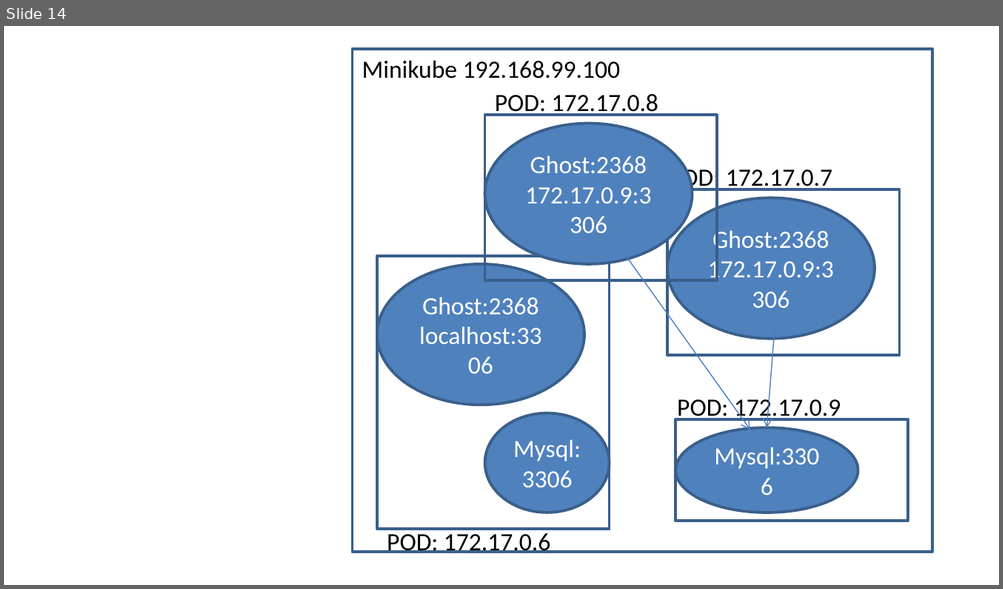
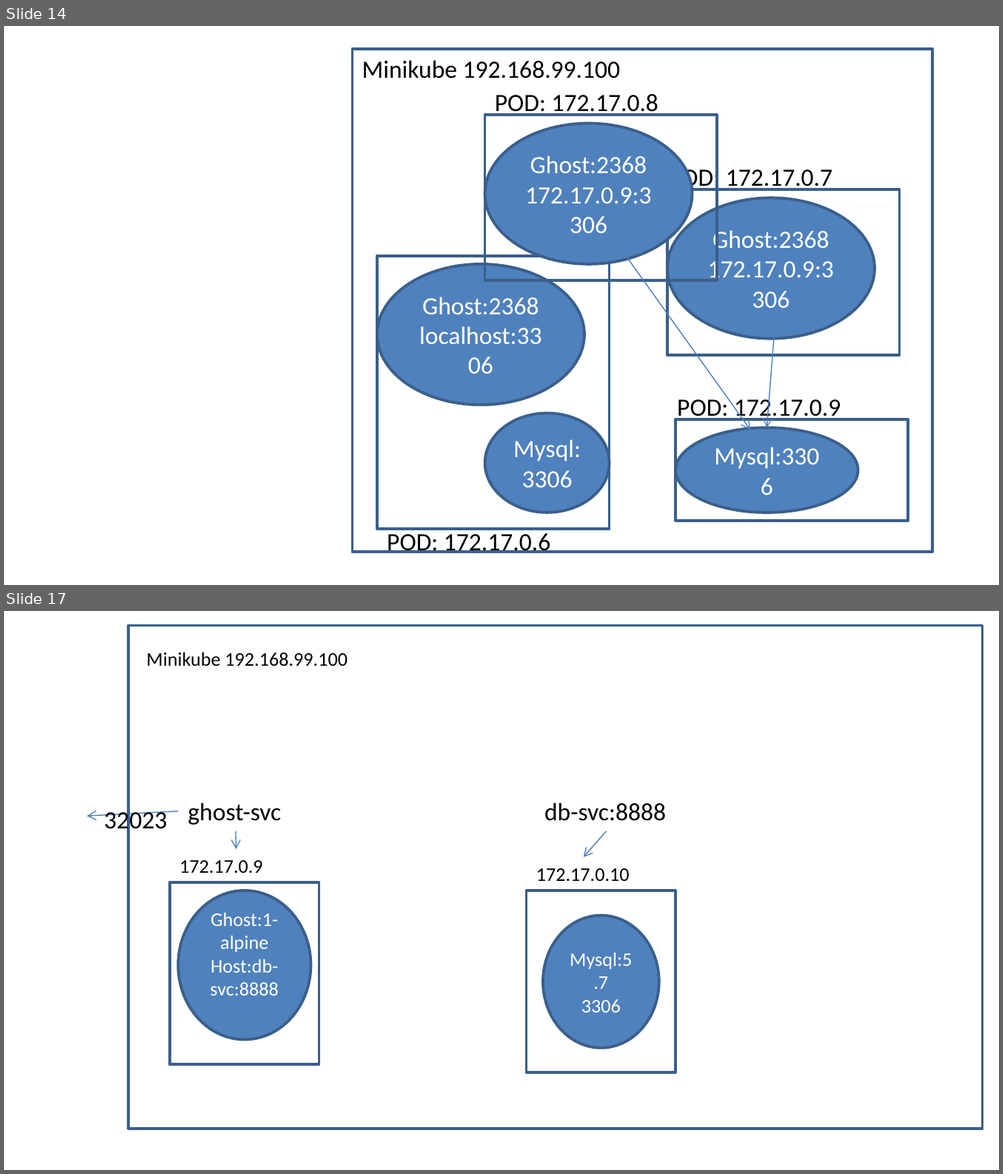
Before and after one commit to AdityaSP/ora-jun10-dock-kube, a slide deck: rough-diag.pptx. Shown one above the other, each under a label of ours: slide 14 before the commit, slides 14 and 17 after it; the slides between them are not shown. The pictures are 1003x589 and 1003x1174 pixels, drawn with LibreOffice and Linux fonts; fonts in the diff are those of the drawing. Boxes give left, top, right and bottom in pixels: in the first picture for what was removed or moved away, otherwise in the second. Text is boxed around its words. In the diff, an @@ line names an element or a change of style, - is before the commit and + after.

```diff
--- a/rough-diag.pptx
+++ b/rough-diag.pptx
@@ slide 17 added at [4, 611, 999, 1170], background #FFFFFF @@
@@ rectangle added at [128, 626, 982, 1129], outline #3A5F8C 2 pt @@
@@ text added at [146, 652, 347, 667], 14 pt, text #000000 @@
+Minikube 192.168.99.100
@@ text added at [104, 809, 167, 835], 18 pt, text #000000 @@
+32023
@@ text added at [188, 803, 281, 825], 18 pt, text #000000 @@
+ghost-svc
@@ text added at [544, 803, 666, 821], 18 pt, text #000000 @@
+db-svc:8888
@@ arrow added from (178, 811) to (87, 816), #4B7EBC 0.75 pt @@
@@ arrow added from (236, 832) to (236, 850), #4B7EBC 0.75 pt @@
@@ arrow added from (606, 832) to (583, 857), #4B7EBC 0.75 pt @@
@@ text added at [179, 860, 263, 873], 14 pt, text #000000 @@
+172.17.0.9
@@ text added at [536, 869, 629, 881], 14 pt, text #000000 @@
+172.17.0.10
@@ rectangle added at [170, 883, 319, 1065], outline #3A5F8C 2 pt @@
@@ ellipse added at [178, 891, 310, 1039], fill #4F81BD, outline #3A5F8C 2 pt, 14 pt, text #FFFFFF @@
+Ghost:1-alpine
+Host:db-svc:8888
@@ rectangle added at [526, 891, 675, 1073], outline #3A5F8C 2 pt @@
@@ ellipse added at [543, 915, 660, 1048], fill #4F81BD, outline #3A5F8C 2 pt, 14 pt, text #FFFFFF @@
+Mysql:5.7
+3306
```
Also in this commit, not shown: 1 slide changed, 5 other slides added.
